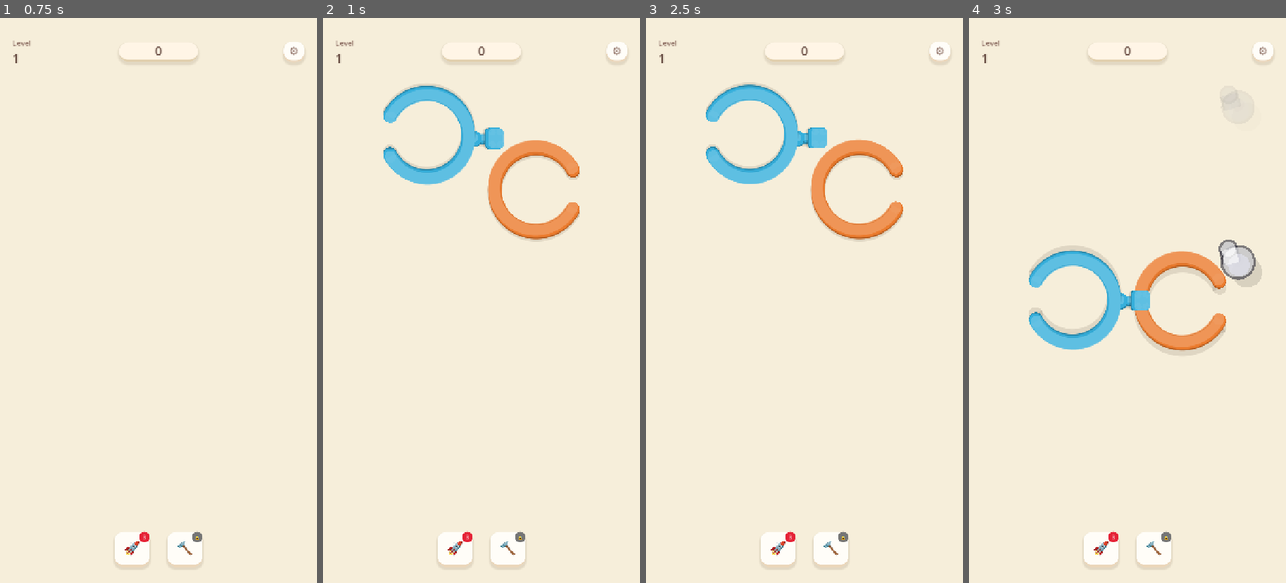
Above: before the commit, frames 1-4 (left to right).
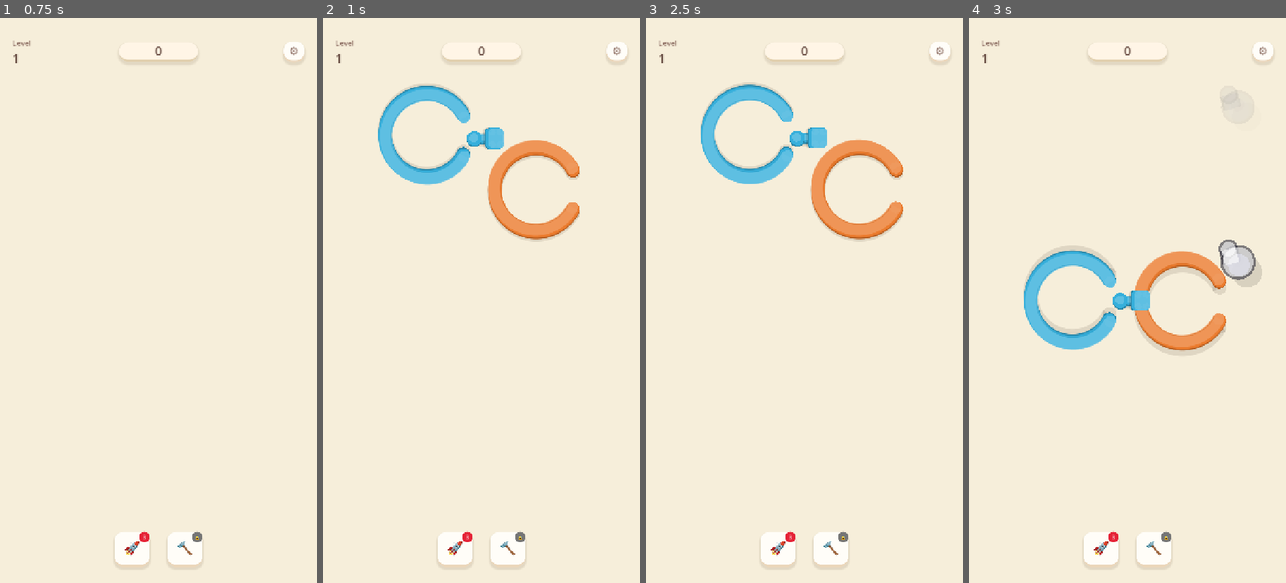
Above: after the commit, the same moments.

Repository: Rushabh9033/RotateRings
Game: Godot game, scene res://scenes/Main.tscn
Two runs of this game, one before a commit and one after it. Both use one fixed random seed, a clock stepped at 60 frames per second and the inputs below.
Inputs:
- Up to frame 1 (0.75 s): click "PLAY" at 0.5 s
- Up to frame 2 (1 s): no input
- Up to frame 3 (2.5 s): click "⚙" at 1.25 s; click "RESTART" at 2 s
- Up to frame 4 (3 s): click "🚀" at 2.75 s

Frame 1 is identical in both runs. In frame 2, 0.5% of the frame differs, in the area x 17-49%, y 16-25%; in frame 3, 0.5%; in frame 4, 0.5%.

Commit message:
feat(gameplay): Add RingGeometry for accurate multi-gap rendering

Diff:
--- a/gameplay/dropped_ring_2d.gd
+++ b/gameplay/dropped_ring_2d.gd
@@ -41,12 +41,13 @@
 		_draw_ring_arc(Vector2.ZERO, radius, 0.0, TAU, seg_count, cap_r, is_closed)
 		return
 
-	var gap = gaps[0]
-	var half_gap := deg_to_rad(gap.width_deg * 0.5)
-	var arc_start := half_gap
-	var arc_end := TAU - half_gap
-
-	_draw_ring_arc(Vector2.ZERO, radius, arc_start, arc_end, seg_count, cap_r, false)
+	var arcs = RingGeometry.get_solid_arcs(gaps)
+	for arc in arcs:
+		var arc_start: float = arc.start
+		var arc_end: float = arc.end
+		if arc_end < arc_start:
+			arc_end += TAU
+		_draw_ring_arc(Vector2.ZERO, radius, arc_start, arc_end, seg_count, cap_r, false)
 
 func _draw_ring_arc(center: Vector2, r: float, a_start: float, a_end: float, segs: int, cap_r: float, is_closed: bool) -> void:
 	segs = 64
--- a/gameplay/release_animator.gd
+++ b/gameplay/release_animator.gd
@@ -35,41 +35,48 @@
 	var rad: float = float(piece.get("radius")) if piece.get("radius") != null else 100.0
 	var ring_color: Color = piece.get("ring_color") if piece.get("ring_color") != null else Color("#29B6F6")
 
-	var gap = piece.gaps[0] if not piece.gaps.is_empty() and piece.gaps[0].width_deg > 0.0 else null
-	var half_gap: float = deg_to_rad(gap.width_deg * 0.5) if gap else 0.0
-	var start_angle: float = deg_to_rad(piece.rotation_degrees) + half_gap
-	var end_angle: float = deg_to_rad(piece.rotation_degrees) + TAU - half_gap
+	# 1. Spawn Realistic Ring Fragments (RigidBody2D Arcs)
+	var shards_per_full_circle := 12
 
-	# 1. Spawn Realistic Ring Fragments (RigidBody2D Arcs)
-	var shards_count := 10
-	var total_arc := TAU - (half_gap * 2.0)
-	var arc_per_shard := total_arc / float(shards_count)
+	var arcs = RingGeometry.get_solid_arcs(piece.gaps)
+	for arc in arcs:
+		var start_angle: float = arc.start
+		var end_angle: float = arc.end
+		if end_angle < start_angle:
+			end_angle += TAU
 
-	for i in range(shards_count):
-		var s_start = start_angle + (i * arc_per_shard)
-		var s_end = s_start + arc_per_shard
+		var arc_len = end_angle - start_angle
+		var shards_count = max(2, roundi((arc_len / TAU) * shards_per_full_circle))
+		var arc_per_shard = arc_len / float(shards_count)
 
-		# Gap between fragments so they look shattered
-		s_start += 0.05
-		s_end -= 0.05
+		for i in range(shards_count):
+			var s_start = start_angle + (i * arc_per_shard)
+			var s_end = s_start + arc_per_shard
 
-		if s_end <= s_start: continue
+			# Gap between fragments so they look shattered
+			s_start += 0.05
+			s_end -= 0.05
 
-		var dropped_shard := DroppedRing2DScript.new()
-		dropped_shard.setup(rad, piece.get("thickness") if piece.get("thickness") != null else 26.0, ring_color, piece.gaps, piece.rotation_degrees, s_start, s_end, true)
-		dropped_shard.global_position = pos
+			if s_end <= s_start: continue
 
-		dropped_shard.mass = 0.5
-		dropped_shard.gravity_scale = 4.0
-		parent.add_child(dropped_shard)
+			var dropped_shard := DroppedRing2DScript.new()
+			dropped_shard.setup(rad, piece.get("thickness") if piece.get("thickness") != null else 26.0, ring_color, piece.gaps, piece.rotation_degrees, s_start, s_end, true)
+			dropped_shard.global_position = pos
 
-		# Calculate outward explosion
-		var center_angle = rad_to_deg(s_start + (s_end - s_start) * 0.5)
-		var exp_dir = Vector2.from_angle(deg_to_rad(center_angle))
+			# H. Release impulse is more explosive than naturally weighted. Let's make it more natural/heavy
+			dropped_shard.mass = 0.8
+			dropped_shard.gravity_scale = 3.5
+			parent.add_child(dropped_shard)
 
-		var impulse = (exp_dir * randf_range(200.0, 450.0)) + Vector2(0, -250.0)
-		dropped_shard.apply_central_impulse(impulse)
-		dropped_shard.apply_torque_impulse(randf_range(-6000.0, 6000.0))
+			# Calculate outward explosion (in global space)
+			var center_angle_local = s_start + (s_end - s_start) * 0.5
+			var center_angle_global = center_angle_local + deg_to_rad(piece.rotation_degrees)
+			var exp_dir = Vector2.from_angle(center_angle_global)
+
+			# Natural heavy release: smaller random outward impulse, less extreme upward
+			var impulse = (exp_dir * randf_range(100.0, 250.0)) + Vector2(0, -100.0)
+			dropped_shard.apply_central_impulse(impulse)
+			dropped_shard.apply_torque_impulse(randf_range(-3000.0, 3000.0))
 
 	# 2. Spawn Floating Combo Praise Text
 	var praise_text := "Good!"
--- /dev/null
+++ b/gameplay/ring_geometry.gd
@@ -0,0 +1,40 @@
+class_name RingGeometry
+
+extends RefCounted
+
+static func get_solid_arcs(gaps: Array) -> Array:
+	if gaps.is_empty():
+		return [{ "start": 0.0, "end": TAU }]
+
+	var normalized_gaps = []
+	for gap in gaps:
+		if gap.width_deg <= 0.0: continue
+		var c = deg_to_rad(fposmod(gap.center_angle_deg, 360.0))
+		var hw = deg_to_rad(gap.width_deg * 0.5)
+		normalized_gaps.append({ "center": c, "hw": hw })
+
+	if normalized_gaps.is_empty():
+		return [{ "start": 0.0, "end": TAU }]
+
+	normalized_gaps.sort_custom(func(a, b): return a.center < b.center)
+
+	var solid_arcs = []
+	for i in range(normalized_gaps.size()):
+		var current_gap = normalized_gaps[i]
+		var next_gap = normalized_gaps[(i + 1) % normalized_gaps.size()]
+
+		var start_arc = fposmod(current_gap.center + current_gap.hw, TAU)
+		var end_arc = fposmod(next_gap.center - next_gap.hw, TAU)
+
+		# If there's only 1 gap, it wraps around back to itself
+		if normalized_gaps.size() == 1:
+			end_arc = fposmod(current_gap.center - current_gap.hw, TAU)
+
+		# Handle wrapping where end_arc is numerically less than start_arc
+		var arc_len = fposmod(end_arc - start_arc, TAU)
+
+		if arc_len > 0.001:
+			# Return the start and the absolute length for easy drawing
+			solid_arcs.append({ "start": start_arc, "length": arc_len, "end": start_arc + arc_len })
+
+	return solid_arcs
--- a/gameplay/ring_piece_2d.gd
+++ b/gameplay/ring_piece_2d.gd
@@ -133,31 +133,34 @@
 	if state == State.RELEASED:
 		return
 
-	# PERFORMANCE: 72 segments — indistinguishable from 256 at mobile resolution
 	var seg_count := 72
 	var cap_r: float = thickness * 0.5
-
 	var is_closed: bool = gaps.is_empty() or (gaps.size() == 1 and float(gaps[0].get("width_deg")) <= 0.0)
 
 	if is_closed:
 		_draw_ring_arc(Vector2.ZERO, radius, 0.0, TAU, seg_count, cap_r, is_closed)
 		return
 
-	var gap = gaps[0]
-	var half_gap := deg_to_rad(gap.width_deg * 0.5)
-	var arc_start := half_gap
-	var arc_end := TAU - half_gap
-
-	# State-based outer glow
-	if state == State.SELECTED or state == State.ROTATING:
-		var glow_c := Color(ring_color.r, ring_color.g, ring_color.b, 0.30)
-		draw_arc(Vector2.ZERO, radius, arc_start, arc_end, seg_count, glow_c, thickness + 12.0, true)
-	elif state == State.NEAR_VALID:
-		draw_arc(Vector2.ZERO, radius, arc_start, arc_end, seg_count, Color(1.0, 1.0, 0.6, 0.55), thickness + 9.0, true)
-	elif state == State.RELEASABLE:
-		draw_arc(Vector2.ZERO, radius, arc_start, arc_end, seg_count, Color(0.4, 1.0, 0.4, 0.60), thickness + 9.0, true)
-
-	_draw_ring_arc(Vector2.ZERO, radius, arc_start, arc_end, seg_count, cap_r, false)
+	var arcs = RingGeometry.get_solid_arcs(gaps)
+
+	for arc in arcs:
+		var arc_start: float = arc.start - deg_to_rad(rotation_degrees)
+		var arc_end: float = arc.end - deg_to_rad(rotation_degrees)
+
+		# Ensure arc_end is greater than arc_start for Godot's draw_arc
+		if arc_end < arc_start:
+			arc_end += TAU
+
+		# State-based outer glow
+		if state == State.SELECTED or state == State.ROTATING:
+			var glow_c := Color(ring_color.r, ring_color.g, ring_color.b, 0.30)
+			draw_arc(Vector2.ZERO, radius, arc_start, arc_end, seg_count, glow_c, thickness + 12.0, true)
+		elif state == State.NEAR_VALID:
+			draw_arc(Vector2.ZERO, radius, arc_start, arc_end, seg_count, Color(1.0, 1.0, 0.6, 0.55), thickness + 9.0, true)
+		elif state == State.RELEASABLE:
+			draw_arc(Vector2.ZERO, radius, arc_start, arc_end, seg_count, Color(0.4, 1.0, 0.4, 0.60), thickness + 9.0, true)
+
+		_draw_ring_arc(Vector2.ZERO, radius, arc_start, arc_end, seg_count, cap_r, false)
 
 
 func _draw_ring_arc(center: Vector2, r: float, a_start: float, a_end: float, segs: int, cap_r: float, is_closed: bool) -> void:
